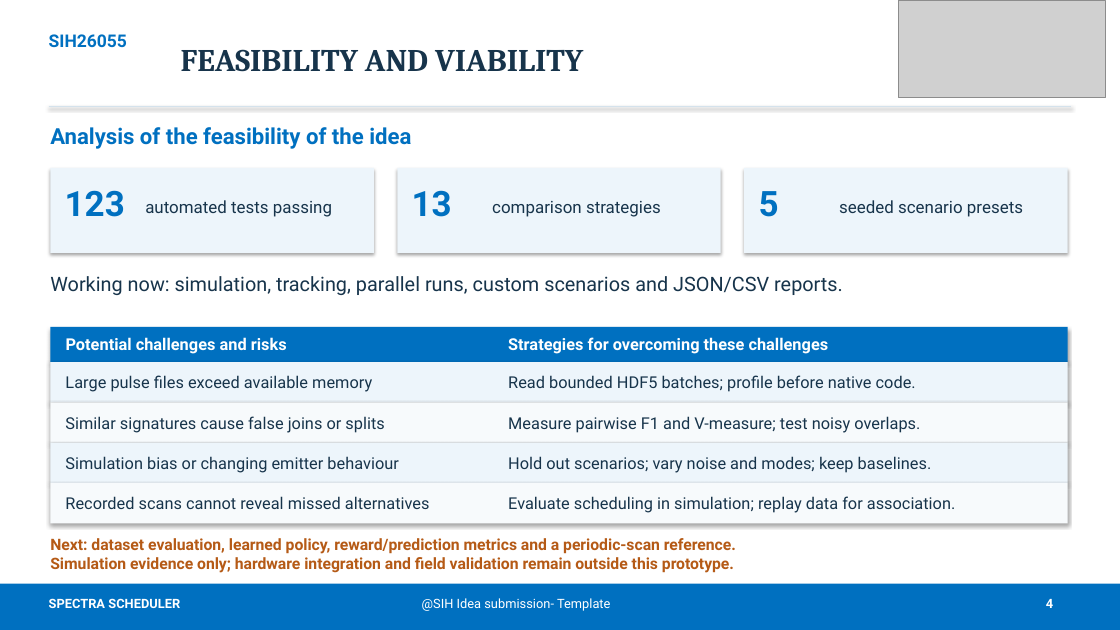
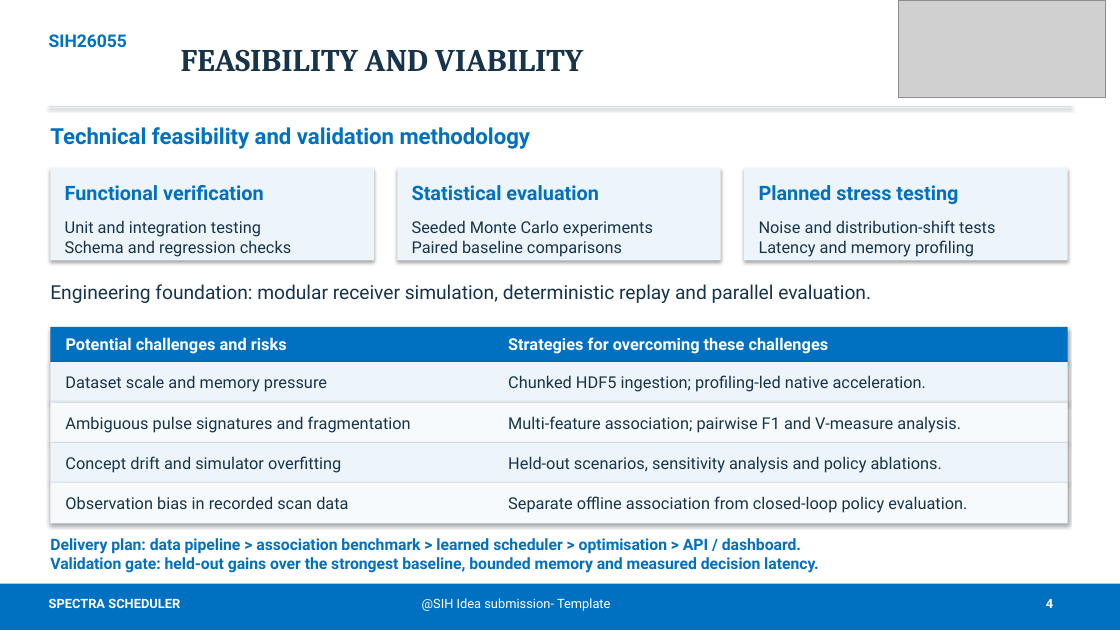
Before and after one commit to Siwach777/spectra-scheduler, a slide deck: slide 4 of ppt/Spectra-Scheduler-SIH2026.pptx. Drawn at 1120x630 pixels with LibreOffice and Linux fonts; fonts in the diff are those of the drawing; grey boxes stand for pictures. Boxes give left, top, right and bottom in pixels: in the first picture for what was removed or moved away, otherwise in the second. Text is boxed around its words. In the diff, an @@ line names an element or a change of style, - is before the commit and + after.

Commit message:
Refocus SIH presentation on technical objectives and validation

```diff
--- a/ppt/Spectra-Scheduler-SIH2026.pptx
+++ b/ppt/Spectra-Scheduler-SIH2026.pptx
@@ text at box(50, 127, 531, 149): text changed @@
-Analysis of the feasibility of the idea
+Technical feasibility and validation methodology
@@ rectangle: place and size @@
-rectangle at box(50, 168, 374, 253)
+rectangle at box(50, 168, 374, 260)
@@ rectangle: place and size @@
-rectangle at box(397, 168, 721, 253)
+rectangle at box(397, 168, 721, 260)
@@ rectangle: place and size @@
-rectangle at box(744, 168, 1068, 253)
+rectangle at box(744, 168, 1068, 260)
@@ text at box(65, 185, 264, 201): text changed; size 30 to 17 pt @@
-123
+Functional verification
@@ text at box(412, 185, 599, 201): text changed; size 30 to 17 pt @@
-13
+Statistical evaluation
@@ text at box(759, 185, 958, 204): text changed; size 30 to 17 pt @@
-5
+Planned stress testing
@@ text at box(65, 220, 292, 257): text changed; size 14.5 to 14 pt @@
-automated tests passing
+Unit and integration testing
+Schema and regression checks
@@ text at box(412, 220, 653, 257): text changed; size 14.5 to 14 pt @@
-comparison strategies
+Seeded Monte Carlo experiments
+Paired baseline comparisons
@@ text at box(759, 220, 995, 257): text changed; size 14.5 to 14 pt @@
-seeded scenario presets
+Noise and distribution-shift tests
+Latency and memory profiling
@@ text at box(50, 284, 871, 303): text changed; size 17 to 16.5 pt @@
-Working now: simulation, tracking, parallel runs, custom scenarios and JSON/CSV reports.
+Engineering foundation: modular receiver simulation, deterministic replay and parallel evaluation.
@@ text at box(65, 375, 327, 392): text changed @@
-Large pulse files exceed available memory
+Dataset scale and memory pressure
@@ text at box(508, 375, 926, 392): text changed @@
-Read bounded HDF5 batches; profile before native code.
+Chunked HDF5 ingestion; profiling-led native acceleration.
@@ text at box(65, 416, 411, 433): text changed @@
-Similar signatures cause false joins or splits
+Ambiguous pulse signatures and fragmentation
@@ text at box(508, 416, 961, 433): text changed @@
-Measure pairwise F1 and V-measure; test noisy overlaps.
+Multi-feature association; pairwise F1 and V-measure analysis.
@@ text at box(65, 456, 341, 473): text changed @@
-Simulation bias or changing emitter behaviour
+Concept drift and simulator overfitting
@@ text at box(508, 456, 942, 473): text changed @@
-Hold out scenarios; vary noise and modes; keep baselines.
+Held-out scenarios, sensitivity analysis and policy ablations.
@@ text at box(65, 496, 348, 509): text changed @@
-Recorded scans cannot reveal missed alternatives
+Observation bias in recorded scan data
@@ text at box(508, 496, 967, 513): text changed @@
-Evaluate scheduling in simulation; replay data for association.
+Separate offline association from closed-loop policy evaluation.
@@ text at box(50, 538, 818, 573): text changed; text colour #B55A16 to #0070C0 @@
-Next: dataset evaluation, learned policy, reward/prediction metrics and a periodic-scan reference.
-Simulation evidence only; hardware integration and field validation remain outside this prototype.
+Delivery plan: data pipeline > association benchmark > learned scheduler > optimisation > API / dashboard.
+Validation gate: held-out gains over the strongest baseline, bounded memory and measured decision latency.
```
Also in this commit, not shown: 5 other slides changed, 3 other files.
